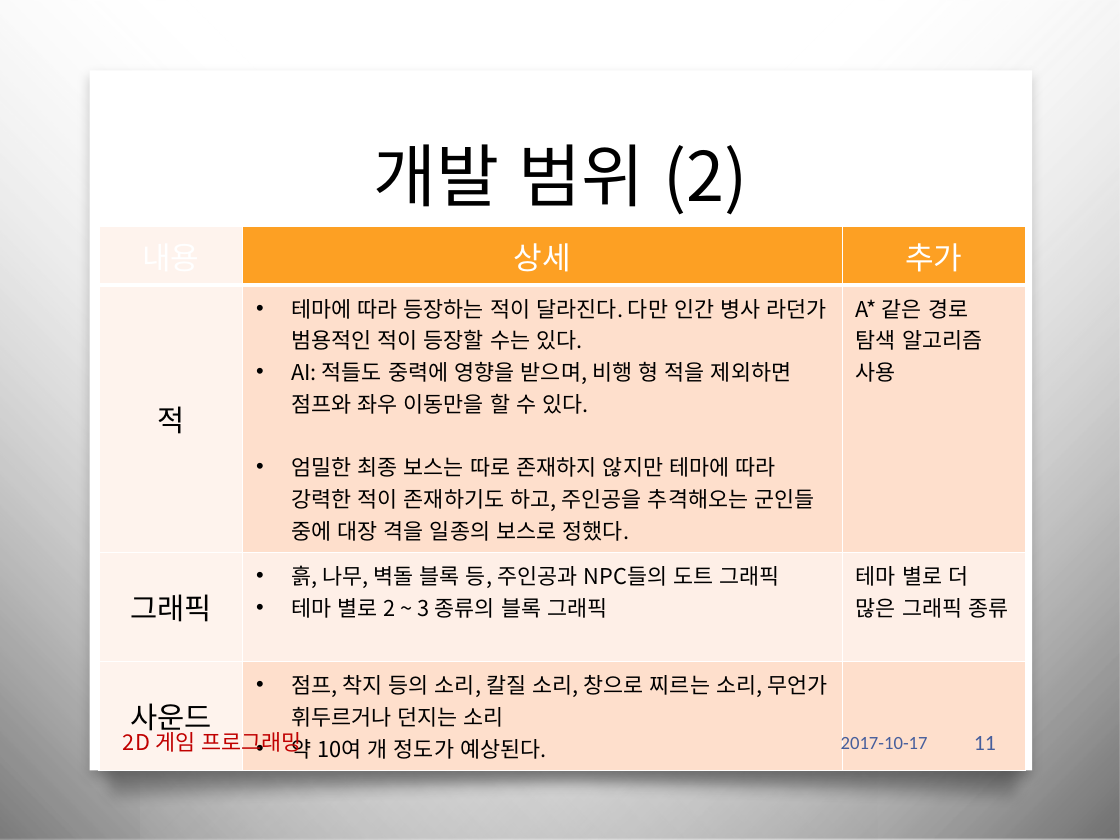
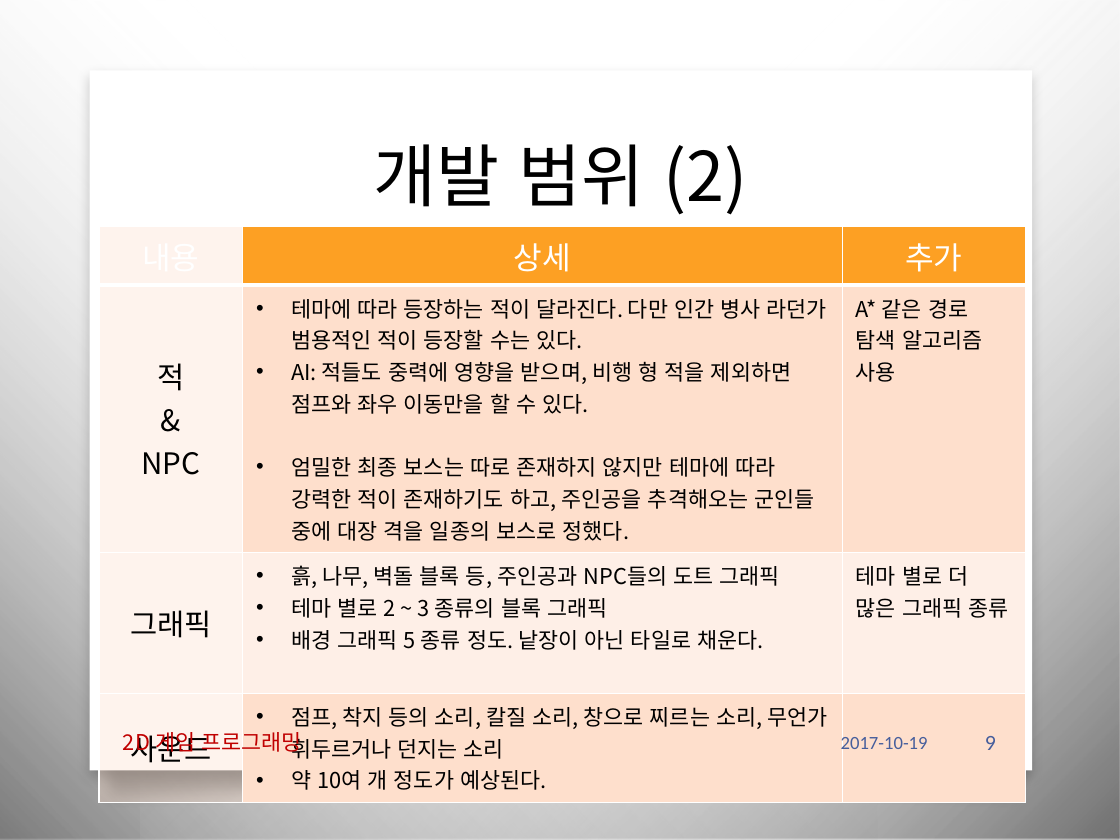
Before and after one commit to iconstudio/2017-Platformer, a slide deck: slide 9 of slides/2016180042_진윤성_2DGP_1차발표.pptx (slide 11 before the commit). Drawn at 1120x840 pixels with LibreOffice and Linux fonts; fonts in the diff are those of the drawing; background and template pictures are left out. Boxes give left, top, right and bottom in pixels: in the first picture for what was removed or moved away, otherwise in the second. Text is boxed around its words. In the diff, an @@ line names an element or a change of style, - is before the commit and + after.

```diff
--- a/slides/2016180042_진윤성_2DGP_1차발표.pptx
+++ b/slides/2016180042_진윤성_2DGP_1차발표.pptx
@@ table at [99,226,1024,794] @@
-row 2, column 1: 적
+row 2, column 1: 적 / & / NPC
-row 3, column 2: 흙, 나무, 벽돌 블록 등, 주인공과 NPC들의 도트 그래픽 / 테마 별로 2 ~ 3 종류의 블록 그래픽
+row 3, column 2: 흙, 나무, 벽돌 블록 등, 주인공과 NPC들의 도트 그래픽 / 테마 별로 2 ~ 3 종류의 블록 그래픽 / 배경 그래픽 5 종류 정도. 낱장이 아닌 타일로 채운다.
@@ text at [841,734,928,755]: text changed @@
-2017-10-17
+2017-10-19
@@ page number at [985,736,996,750]: text changed @@
-11
+9
```
Also in this commit, not shown: 10 other slides changed, 2 slides added, 4 slides removed, 1 other file.
